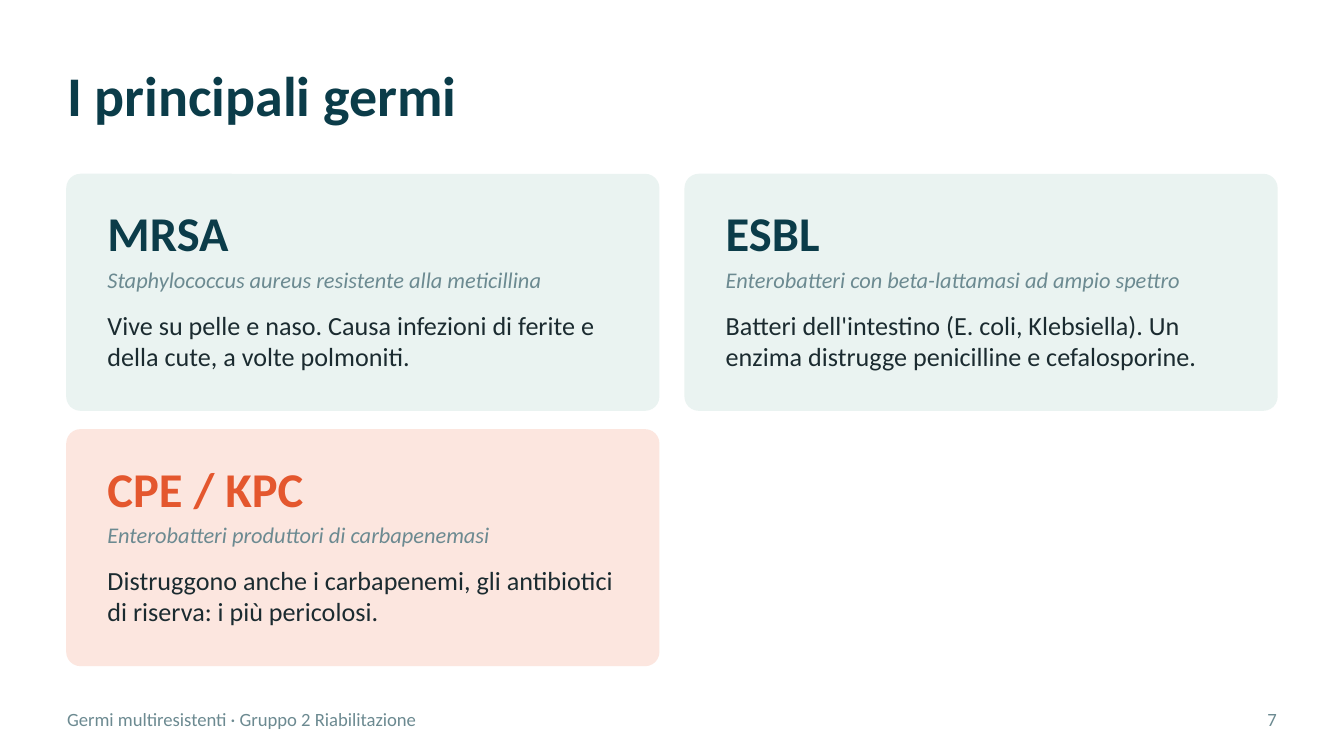
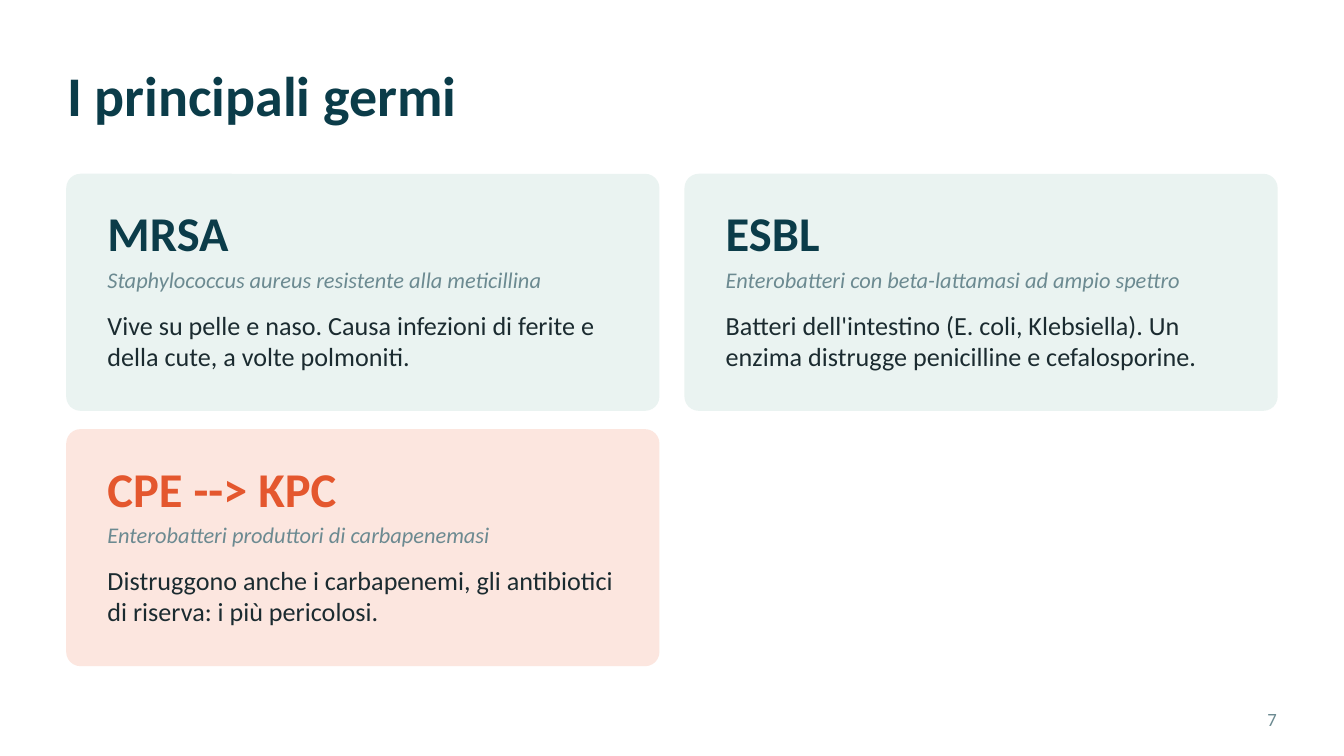
Before and after one commit to theRealCB/04_SSPSS, a slide deck: slide 11 of Situazioni di cura/Multiresistenze/Multiresistenze_Gruppo2_v6.pptx. Drawn at 1344x756 pixels with LibreOffice and Linux fonts; fonts in the diff are those of the drawing. Boxes give left, top, right and bottom in pixels: in the first picture for what was removed or moved away, otherwise in the second. Text is boxed around its words. In the diff, an @@ line names an element or a change of style, - is before the commit and + after.

```diff
--- a/Situazioni di cura/Multiresistenze/Multiresistenze_Gruppo2_v6.pptx
+++ b/Situazioni di cura/Multiresistenze/Multiresistenze_Gruppo2_v6.pptx
@@ text at [107,475,336,508]: text changed @@
-CPE / KPC
+CPE --> KPC
@@ text removed at [67,713,416,729] @@
-Germi multiresistenti · Gruppo 2 Riabilitazione
```
Also in this commit, not shown: 79 other slides changed, 1 slide added, 1 slide removed, 3 other files.
